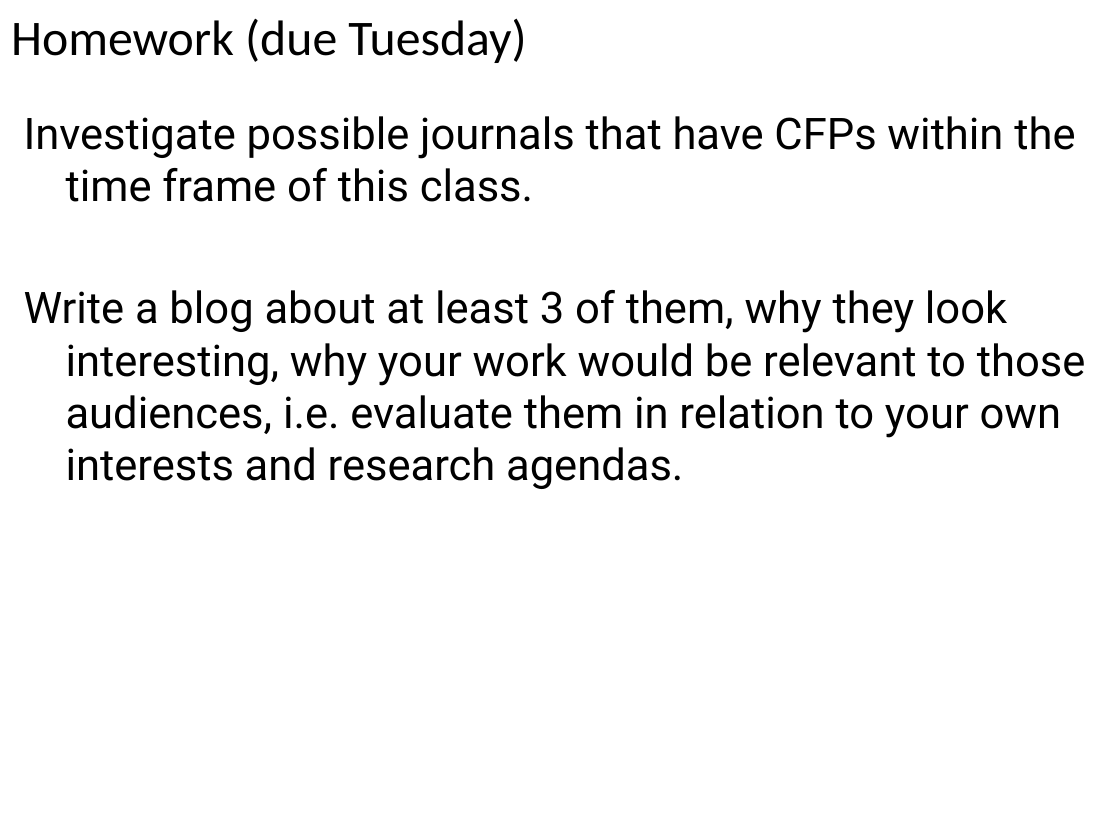
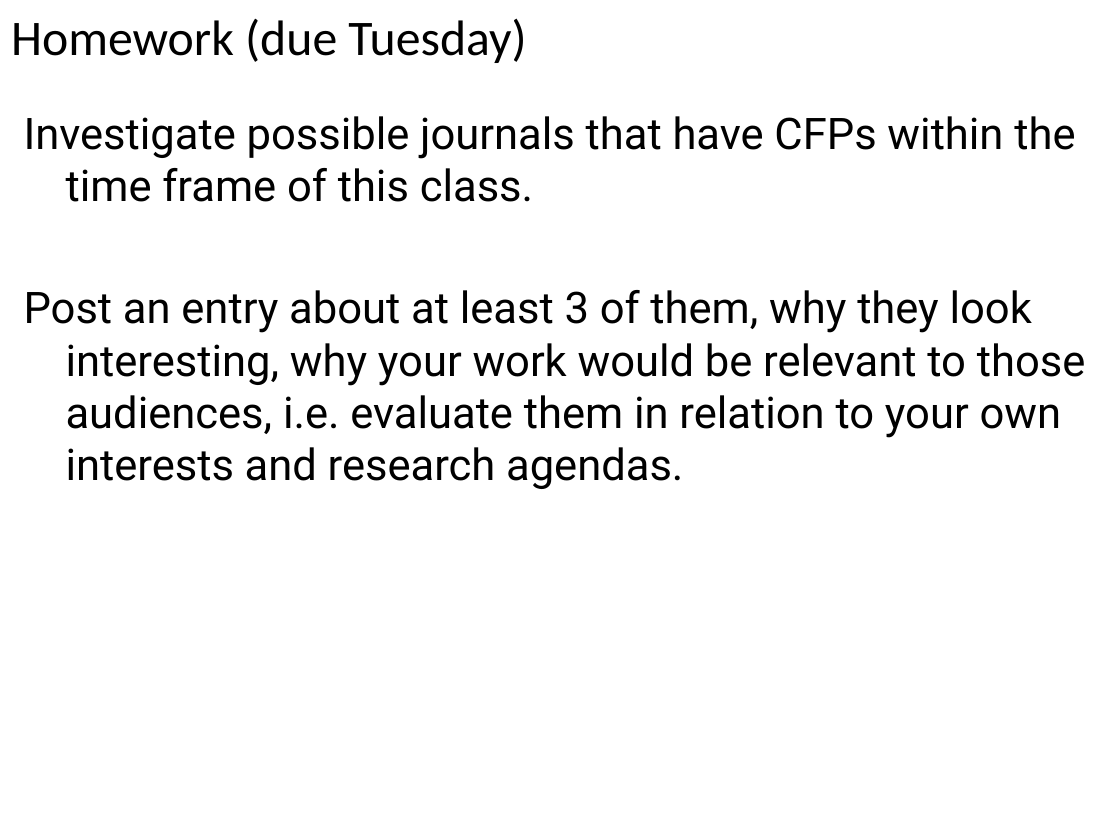
Before and after one commit to angusforbes/mat200c, a slide deck: slide 16 of slides/week2_day2.pptx (slide 15 before the commit). Drawn at 1120x840 pixels with LibreOffice and Linux fonts; fonts in the diff are those of the drawing. Boxes give left, top, right and bottom in pixels: in the first picture for what was removed or moved away, otherwise in the second. Text is boxed around its words. In the diff, an @@ line names an element or a change of style, - is before the commit and + after.

```diff
--- a/slides/week2_day2.pptx
+++ b/slides/week2_day2.pptx
@@ text at box(24, 290, 1086, 489): text changed @@
-Write a blog about at least 3 of them, why they look interesting, why your work would be relevant to those audiences, i.e. evaluate them in relation to your own interests and research agendas.
+Post an entry about at least 3 of them, why they look interesting, why your work would be relevant to those audiences, i.e. evaluate them in relation to your own interests and research agendas.
```
Also in this commit, not shown: 2 other slides changed, 1 slide added, 1 other file.
